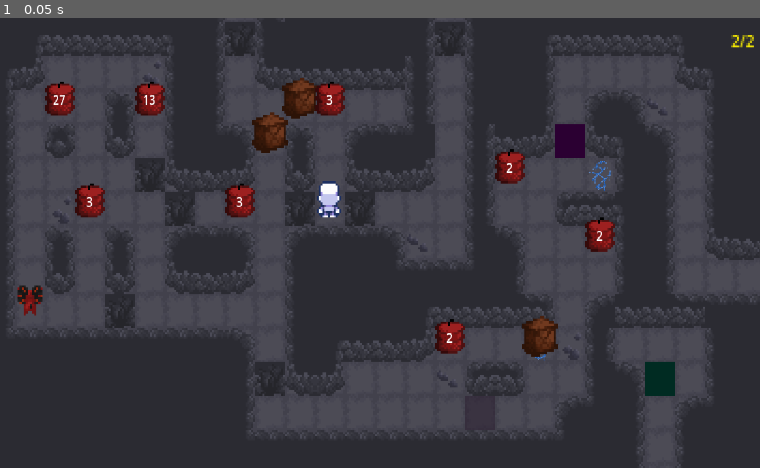
Above: before the commit, frame 1.
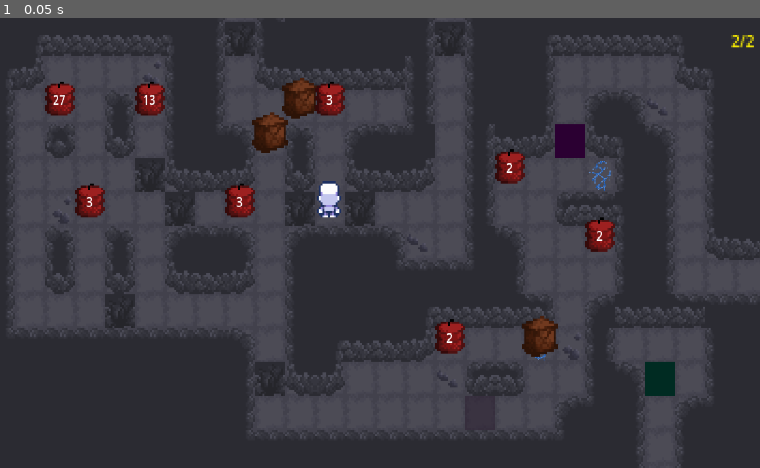
Above: after the commit, the same moment.

Repository: Talisman-J/ExplodingBoxPuzzleGame
Game: Godot game, scene res://scenes/game.tscn
Same seed, same stepped clock (60 frames per second), same inputs: the game is played once before the commit and once after it.
Inputs:
- Up to frame 1 (0.05 s): no input

The runs differ from the first frame. In frame 1, 0.2% of the frame differs, in the area x 2-6%, y 59-67%.

Commit message:
Made the goat able to be changed where it is looking when initially loaded into the game.

Diff:
--- a/scenes/game.tscn
+++ b/scenes/game.tscn
@@ -12,7 +12,7 @@
 [ext_resource type="PackedScene" uid="uid://qnsmk1pxeatd" path="res://scenes/exit_explode_wall.tscn" id="10_kvpfn"]
 [ext_resource type="PackedScene" uid="uid://be5q8a6638q5j" path="res://scenes/door_and_plate.tscn" id="10_vtaks"]
 [ext_resource type="PackedScene" uid="uid://baph16fqb1sye" path="res://scenes/goal.tscn" id="12_dinhu"]
-[ext_resource type="Script" uid="uid://bddn4kjrfoajv" path="res://scripts/enemyGoat.gd" id="13_trtic"]
+[ext_resource type="PackedScene" uid="uid://civcj11px1nbx" path="res://scenes/goat.tscn" id="13_kvuet"]
 
 [sub_resource type="RectangleShape2D" id="RectangleShape2D_u5sy4"]
 size = Vector2(432, 9.90099)
@@ -176,129 +176,6 @@
 sources/1 = SubResource("TileSetAtlasSource_0tnpc")
 sources/2 = SubResource("TileSetAtlasSource_dinhu")
 
-[sub_resource type="RectangleShape2D" id="RectangleShape2D_pl11u"]
-size = Vector2(10, 10)
-
-[sub_resource type="Animation" id="Animation_kvuet"]
-resource_name = "goat_idle_up"
-length = 0.3
-loop_mode = 1
-step = 0.1
-tracks/0/type = "value"
-tracks/0/imported = false
-tracks/0/enabled = true
-tracks/0/path = NodePath("GoatCharacter:frame_coords")
-tracks/0/interp = 1
-tracks/0/loop_wrap = true
-tracks/0/keys = {
-"times": PackedFloat32Array(0),
-"transitions": PackedFloat32Array(1),
-"update": 1,
-"values": [Vector2i(2, 1)]
-}
-
-[sub_resource type="Animation" id="Animation_trtic"]
-length = 0.1
-tracks/0/type = "value"
-tracks/0/imported = false
-tracks/0/enabled = true
-tracks/0/path = NodePath("GoatCharacter:frame_coords")
-tracks/0/interp = 1
-tracks/0/loop_wrap = true
-tracks/0/keys = {
-"times": PackedFloat32Array(0),
-"transitions": PackedFloat32Array(1),
-"update": 1,
-"values": [Vector2i(2, 1)]
-}
-
-[sub_resource type="Animation" id="Animation_ir15t"]
-resource_name = "goat_idle_down"
-length = 0.3
-step = 0.1
-tracks/0/type = "value"
-tracks/0/imported = false
-tracks/0/enabled = true
-tracks/0/path = NodePath("GoatCharacter:frame_coords")
-tracks/0/interp = 1
-tracks/0/loop_wrap = true
-tracks/0/keys = {
-"times": PackedFloat32Array(0),
-"transitions": PackedFloat32Array(1),
-"update": 1,
-"values": [Vector2i(1, 1)]
-}
-
-[sub_resource type="Animation" id="Animation_ca42v"]
-resource_name = "goat_idle_right"
-length = 0.3
-step = 0.1
-tracks/0/type = "value"
-tracks/0/imported = false
-tracks/0/enabled = true
-tracks/0/path = NodePath("GoatCharacter:frame_coords")
-tracks/0/interp = 1
-tracks/0/loop_wrap = true
-tracks/0/keys = {
-"times": PackedFloat32Array(0),
-"transitions": PackedFloat32Array(1),
-"update": 1,
-"values": [Vector2i(2, 0)]
-}
-
-[sub_resource type="Animation" id="Animation_rysoc"]
-resource_name = "goat_idle_left"
-length = 0.3
-step = 0.1
-tracks/0/type = "value"
-tracks/0/imported = false
-tracks/0/enabled = true
-tracks/0/path = NodePath("GoatCharacter:frame_coords")
-tracks/0/interp = 1
-tracks/0/loop_wrap = true
-tracks/0/keys = {
-"times": PackedFloat32Array(0),
-"transitions": PackedFloat32Array(1),
-"update": 1,
-"values": [Vector2i(1, 0)]
-}
-
-[sub_resource type="AnimationLibrary" id="AnimationLibrary_ssvqc"]
-_data = {
-&"RESET": SubResource("Animation_trtic"),
-&"goat_idle_down": SubResource("Animation_ir15t"),
-&"goat_idle_left": SubResource("Animation_rysoc"),
-&"goat_idle_right": SubResource("Animation_ca42v"),
-&"goat_idle_up": SubResource("Animation_kvuet")
-}
-
-[sub_resource type="AnimationNodeAnimation" id="AnimationNodeAnimation_kvuet"]
-animation = &"goat_idle_down"
-
-[sub_resource type="AnimationNodeAnimation" id="AnimationNodeAnimation_trtic"]
-animation = &"goat_idle_right"
-
-[sub_resource type="AnimationNodeAnimation" id="AnimationNodeAnimation_ir15t"]
-animation = &"goat_idle_up"
-
-[sub_resource type="AnimationNodeAnimation" id="AnimationNodeAnimation_ca42v"]
-animation = &"goat_idle_left"
-
-[sub_resource type="AnimationNodeBlendSpace2D" id="AnimationNodeBlendSpace2D_rysoc"]
-blend_point_0/node = SubResource("AnimationNodeAnimation_kvuet")
-blend_point_0/pos = Vector2(0, 1)
-blend_point_1/node = SubResource("AnimationNodeAnimation_trtic")
-blend_point_1/pos = Vector2(1, 0)
-blend_point_2/node = SubResource("AnimationNodeAnimation_ir15t")
-blend_point_2/pos = Vector2(0, -0.8)
-blend_point_3/node = SubResource("AnimationNodeAnimation_ca42v")
-blend_point_3/pos = Vector2(-1, 0.1)
-blend_mode = 1
-
-[sub_resource type="AnimationNodeStateMachine" id="AnimationNodeStateMachine_ssvqc"]
-states/GoatIdle/node = SubResource("AnimationNodeBlendSpace2D_rysoc")
-states/GoatIdle/position = Vector2(343, 94)
-
 [node name="Main" type="Node2D"]
 script = ExtResource("1_yqjtg")
 
@@ -690,40 +567,12 @@
 [node name="explodingBox" parent="ExplodeBox2" index="0"]
 countdown = 3
 
-[node name="Goat" type="Node2D" parent="."]
+[node name="Goat" parent="." instance=ExtResource("13_kvuet")]
 position = Vector2(-160, 48)
-script = ExtResource("13_trtic")
-
-[node name="GoatCharacter" type="Sprite2D" parent="Goat"]
-scale = Vector2(1.1, 1.1)
-texture = ExtResource("5_iywne")
-offset = Vector2(0, -4)
-hframes = 4
-vframes = 2
-frame = 6
-region_enabled = true
-region_rect = Rect2(0, 80, 64, 32)
-
-[node name="RayCast2D" type="RayCast2D" parent="Goat"]
-target_position = Vector2(0, -16)
-collision_mask = 15
-collide_with_areas = true
-
-[node name="PlayerArea" type="Area2D" parent="Goat"]
-
-[node name="CamCollider" type="CollisionShape2D" parent="Goat/PlayerArea"]
-shape = SubResource("RectangleShape2D_pl11u")
-debug_color = Color(0.797039, 0.249487, 0.84479, 0.42)
-
-[node name="AnimationPlayer" type="AnimationPlayer" parent="Goat"]
-libraries = {
-&"": SubResource("AnimationLibrary_ssvqc")
-}
-
-[node name="AnimationTree" type="AnimationTree" parent="Goat"]
-tree_root = SubResource("AnimationNodeStateMachine_ssvqc")
-anim_player = NodePath("../AnimationPlayer")
-parameters/GoatIdle/blend_position = Vector2(-0.993143, 0.00714278)
+
+[node name="Goat2" parent="." instance=ExtResource("13_kvuet")]
+position = Vector2(-64, 48)
+moveDirection = "left"
 
 [connection signal="area_entered" from="Camera2D/AreaUp" to="Camera2D" method="_on_area_up_area_entered"]
 [connection signal="area_entered" from="Camera2D/AreaUp" to="Player" method="_on_area_up_area_entered"]
@@ -762,3 +611,5 @@
 [editable path="DoorAndPlate2"]
 [editable path="ExplodeBox"]
 [editable path="ExplodeBox2"]
+[editable path="Goat"]
+[editable path="Goat2"]
--- a/scripts/enemyGoat.gd
+++ b/scripts/enemyGoat.gd
@@ -8,7 +8,7 @@
 var input_vector = Vector2.DOWN
 var moving : bool = false # To lock movement until reaching tile
 var moves: Array = [] # Holds the move name and Movecount
-static var MOVECOUNT : int = 0
+var MOVECOUNT : int = 0
 var exploding = false
 var gettingPushed = false
 var dead : bool = false
@@ -51,11 +51,13 @@
 	"down": Vector2.DOWN,
 	"left": Vector2.LEFT,
 	"up": Vector2.UP}
-var moveDirection = "up"
+@export var moveDirection = "up"
 
 @onready var player = get_node("/root/Main/Player")
 func _ready():
 	player.moveCountChange.connect(_on_moveCountChange)
+	input_vector = inputs[moveDirection]
+	update_animation_parameters()
 
 
 func _on_moveCountChange(newMoveCount):
Not shown: 1 places in scenes/game.tscn that only renumber resources
